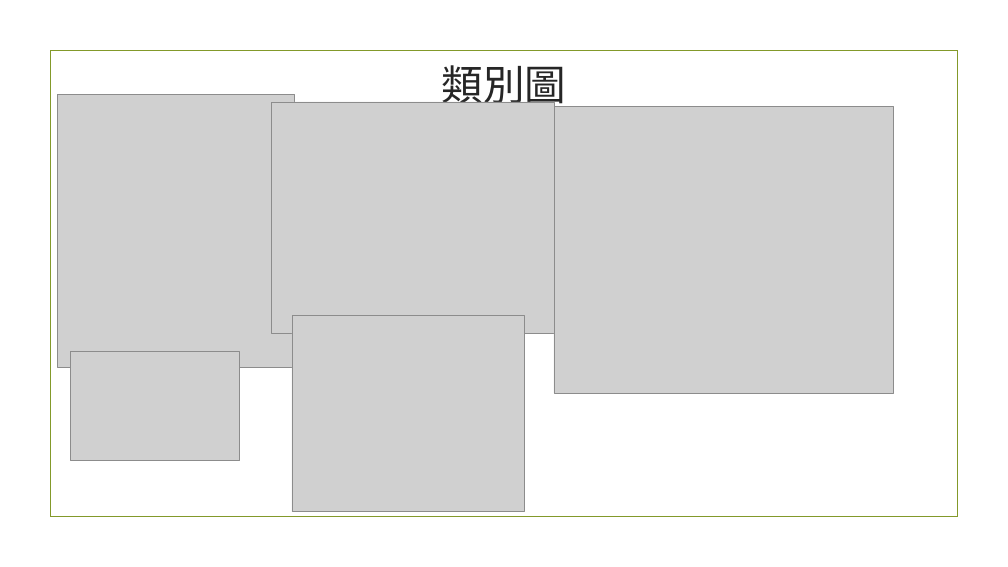
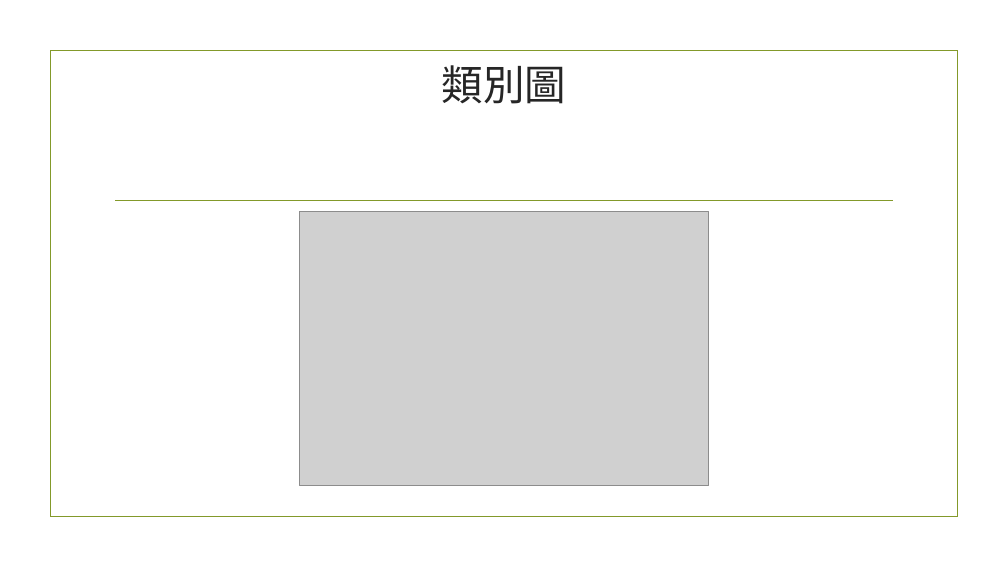
Before and after one commit to aaadd-commits/Operation, a slide deck: slide 3 of 漫畫租書及預約系統.pptx. Drawn at 1008x567 pixels with LibreOffice and Linux fonts; fonts in the diff are those of the drawing; grey boxes stand for pictures; background and template pictures are left out. Boxes give left, top, right and bottom in pixels: in the first picture for what was removed or moved away, otherwise in the second. Text is boxed around its words. In the diff, an @@ line names an element or a change of style, - is before the commit and + after.

```diff
--- a/漫畫租書及預約系統.pptx
+++ b/漫畫租書及預約系統.pptx
@@ picture removed at (x1=57, y1=94, x2=294, y2=367) @@
@@ picture removed at (x1=271, y1=102, x2=554, y2=333) @@
@@ picture removed at (x1=554, y1=107, x2=894, y2=393) @@
@@ picture added at (x1=299, y1=212, x2=709, y2=486) @@
@@ picture removed at (x1=292, y1=315, x2=524, y2=512) @@
@@ picture removed at (x1=70, y1=352, x2=240, y2=461) @@
```
